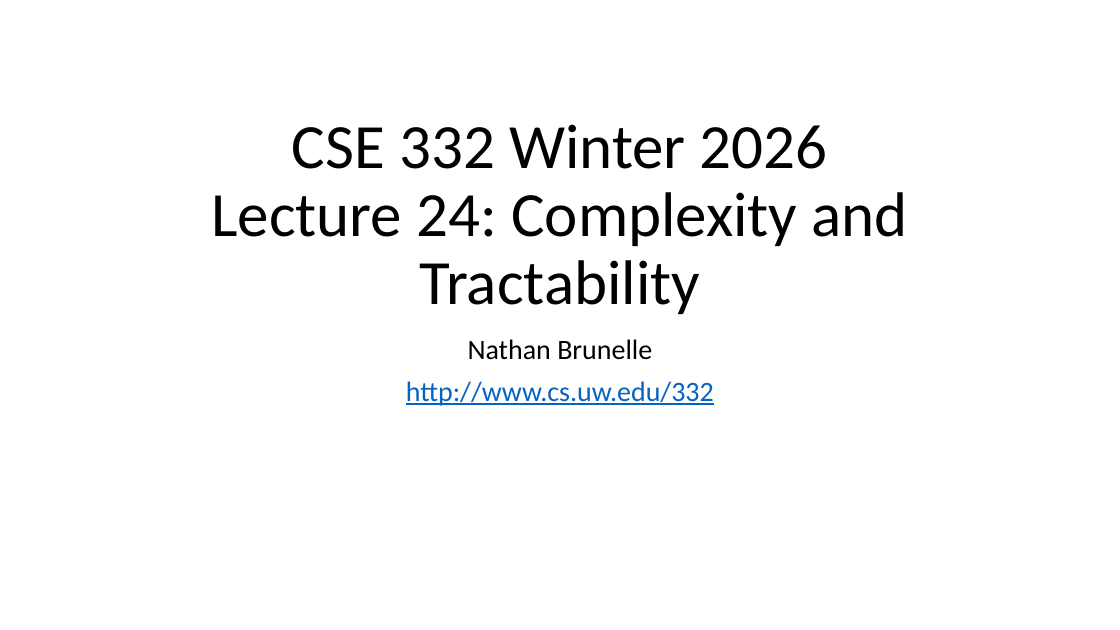
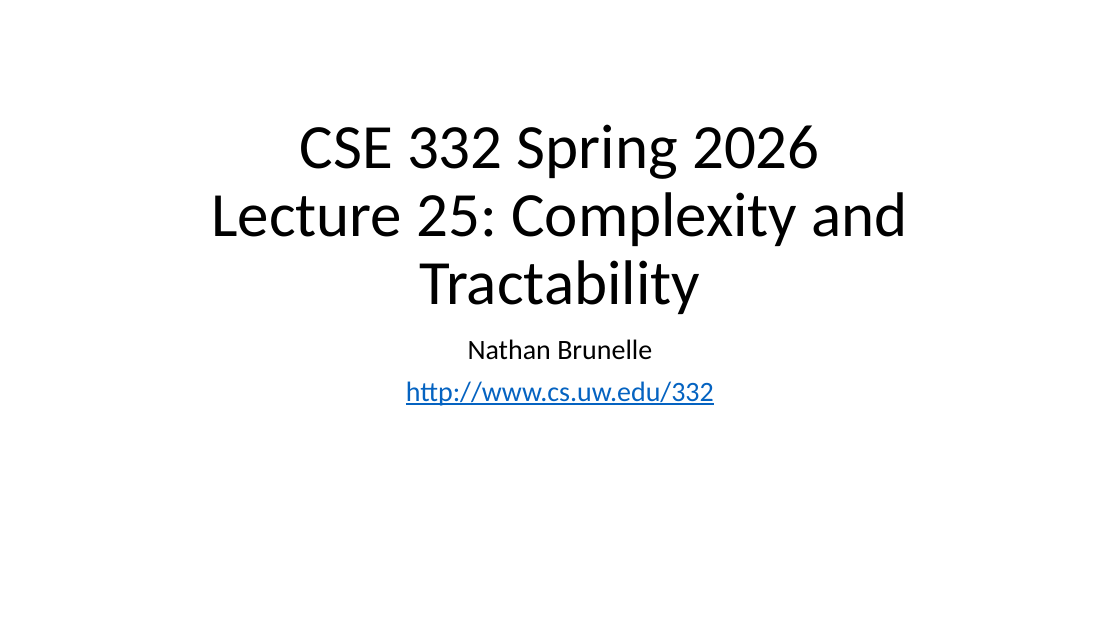
Before and after one commit to natebrunelle/cse332, a slide deck: slide 1 of demo_site/files/slides/lecture25_complexity.pptx. Drawn at 1120x630 pixels with LibreOffice and Linux fonts; fonts in the diff are those of the drawing. Boxes give left, top, right and bottom in pixels: in the first picture for what was removed or moved away, otherwise in the second. Text is boxed around its words. In the diff, an @@ line names an element or a change of style, - is before the commit and + after.

```diff
--- a/demo_site/files/slides/lecture25_complexity.pptx
+++ b/demo_site/files/slides/lecture25_complexity.pptx
@@ title at box(211, 124, 908, 314): text changed @@
-CSE 332 Winter 2026
-Lecture 24: Complexity and Tractability
+CSE 332 Spring 2026
+Lecture 25: Complexity and Tractability
```
Also in this commit, not shown: 3 other files.
